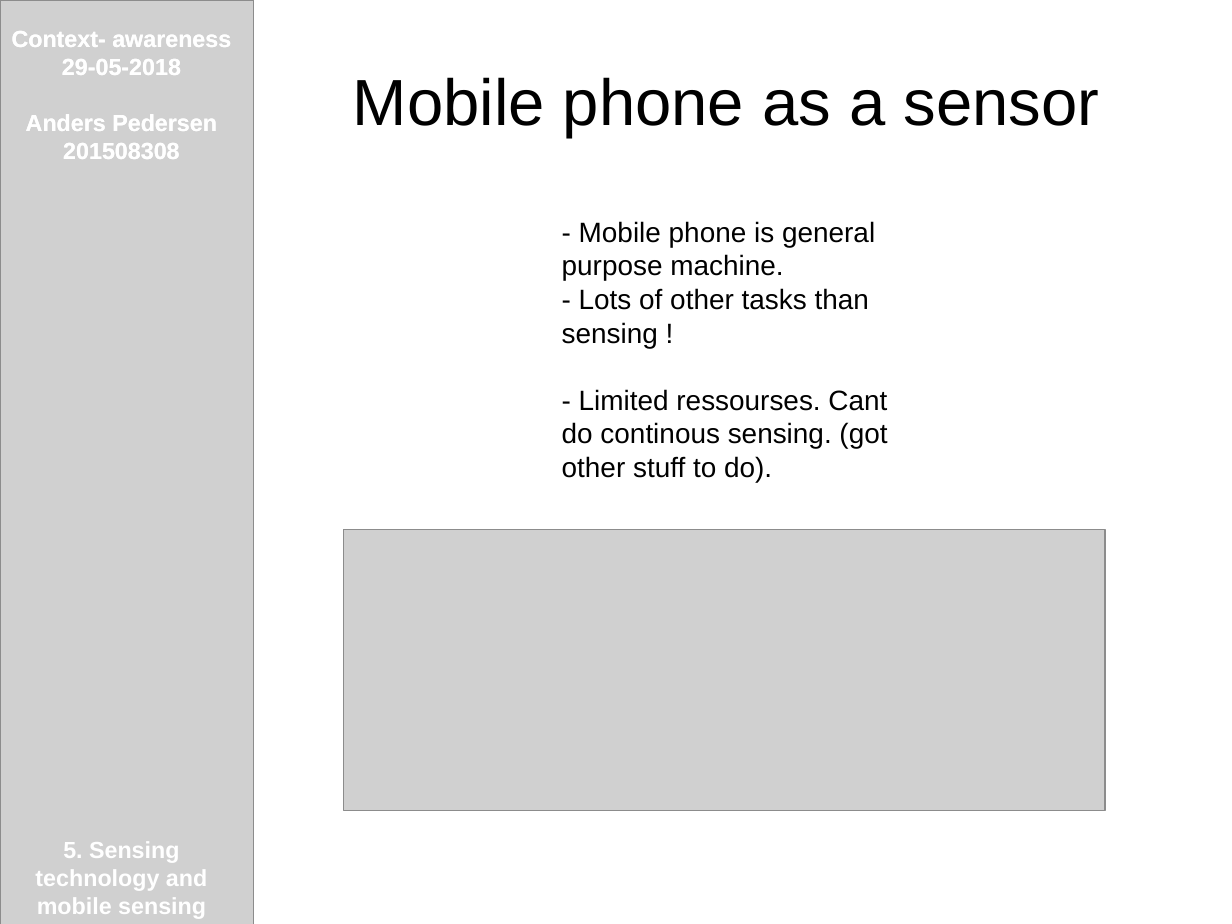
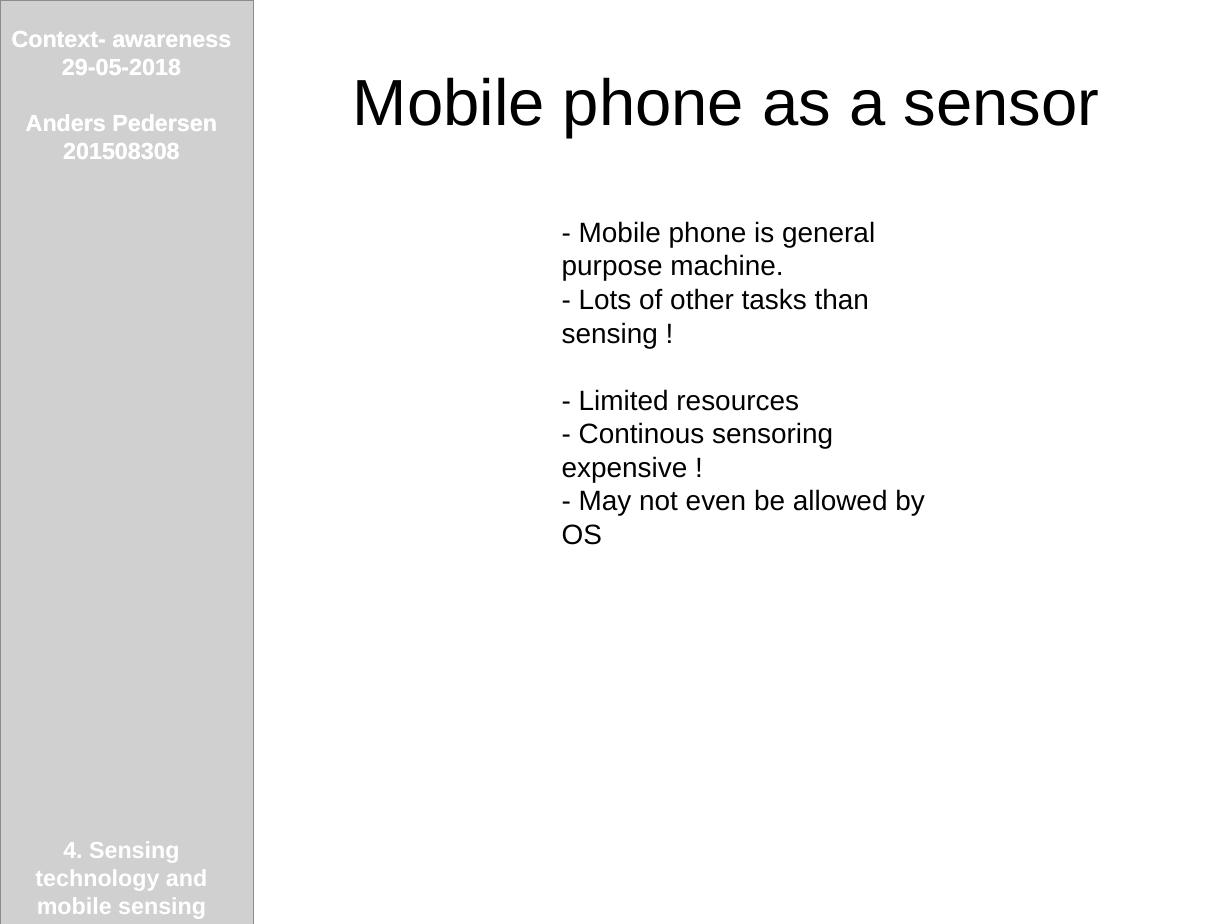
Before and after one commit to AndersHP/ContextAwarenessEksamen, a slide deck: slide 7 of 4SensingTechnologyAndMobileSensingConcepts.odp. Drawn at 1232x924 pixels with LibreOffice and Linux fonts; fonts in the diff are those of the drawing; grey boxes stand for pictures. Boxes give left, top, right and bottom in pixels: in the first picture for what was removed or moved away, otherwise in the second. Text is boxed around its words. In the diff, an @@ line names an element or a change of style, - is before the commit and + after.

```diff
--- a/4SensingTechnologyAndMobileSensingConcepts.odp
+++ b/4SensingTechnologyAndMobileSensingConcepts.odp
@@ text at [562,389,925,545]: text changed @@
-- Limited ressourses. Cant do continous sensing. (got other stuff to do).
+- Limited resources
+- Continous sensoring expensive !
+- May not even be allowed by OS
@@ picture removed at [344,530,1106,811] @@
@@ text at [35,841,207,919]: text changed @@
-5. Sensing technology and mobile sensing concepts
+4. Sensing technology and mobile sensing concepts
```
Also in this commit, not shown: 10 other slides changed, 4 other files.
